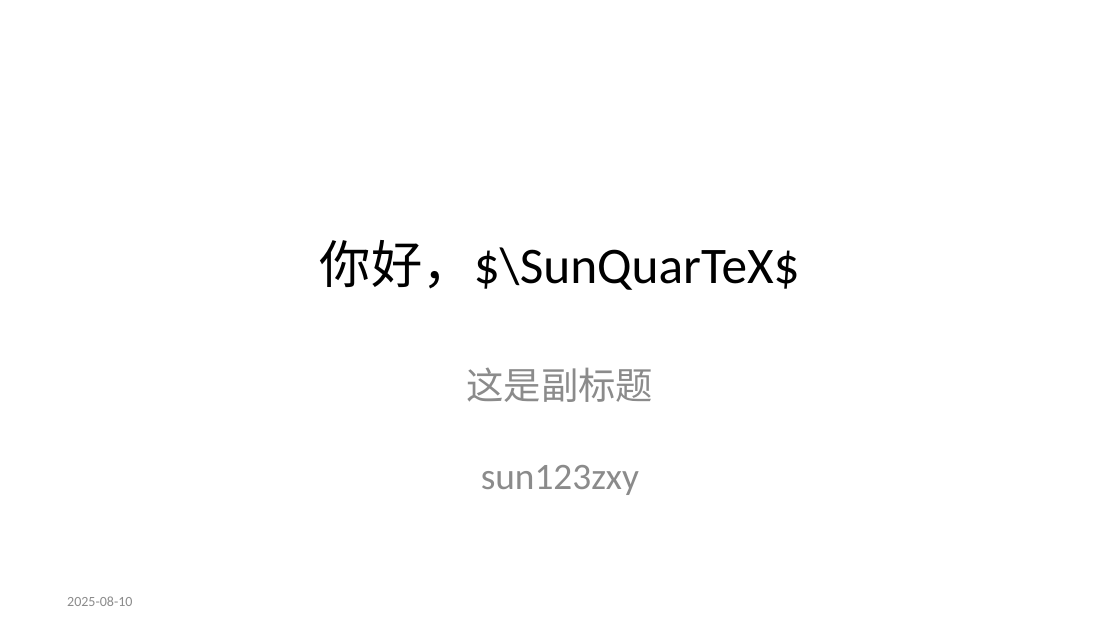
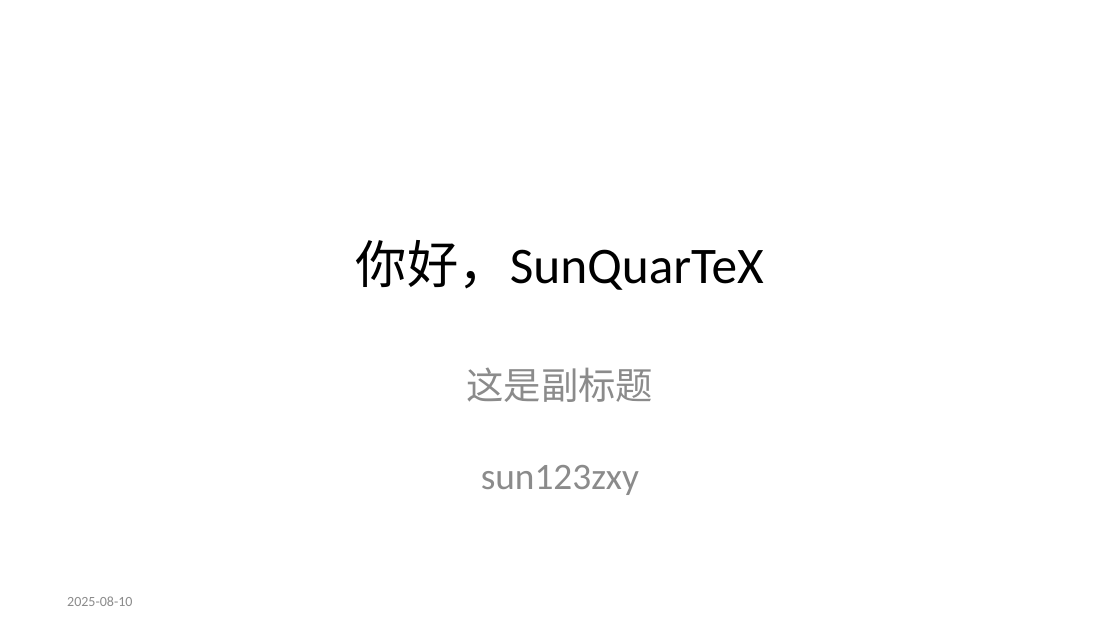
Before and after one commit to sun123zxy/sunquartex, a slide deck: slide 1 of examples/helloworld.pptx. Drawn at 1120x630 pixels with LibreOffice and Linux fonts; fonts in the diff are those of the drawing. Boxes give left, top, right and bottom in pixels: in the first picture for what was removed or moved away, otherwise in the second. Text is boxed around its words. In the diff, an @@ line names an element or a change of style, - is before the commit and + after.

```diff
--- a/examples/helloworld.pptx
+++ b/examples/helloworld.pptx
@@ title at <box>356,240,764,290</box>: text changed @@
-你好，$\SunQuarTeX$
+你好，SunQuarTeX
```
Also in this commit, not shown: 1 other slide changed, 39 other files.
